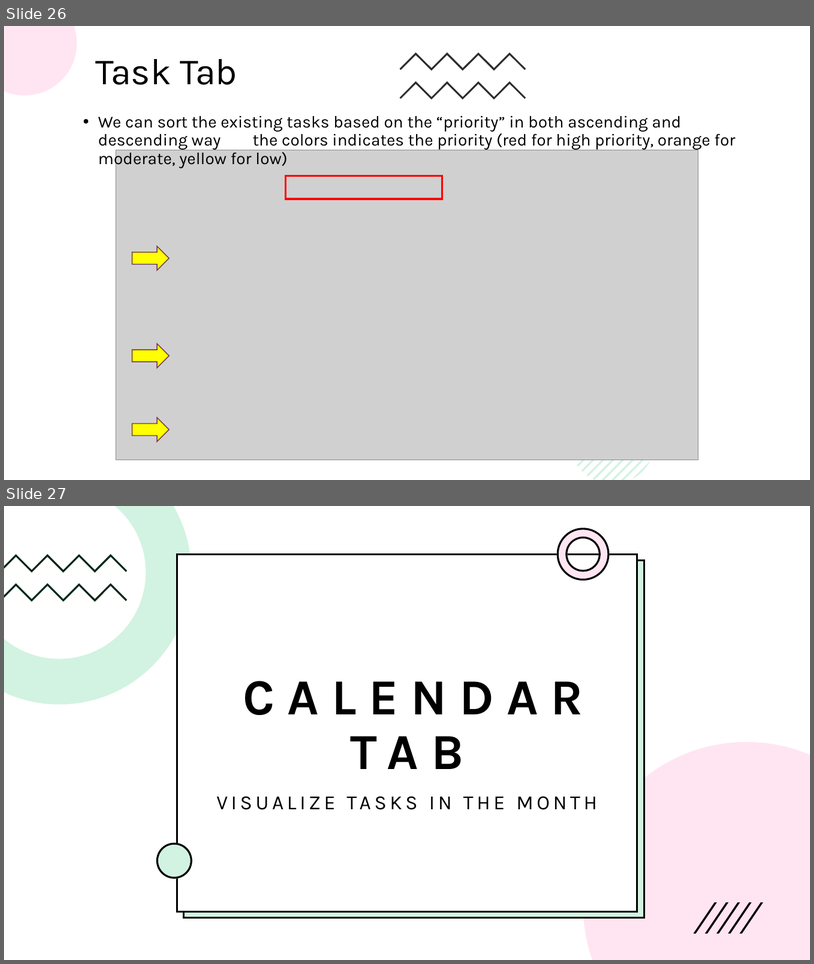
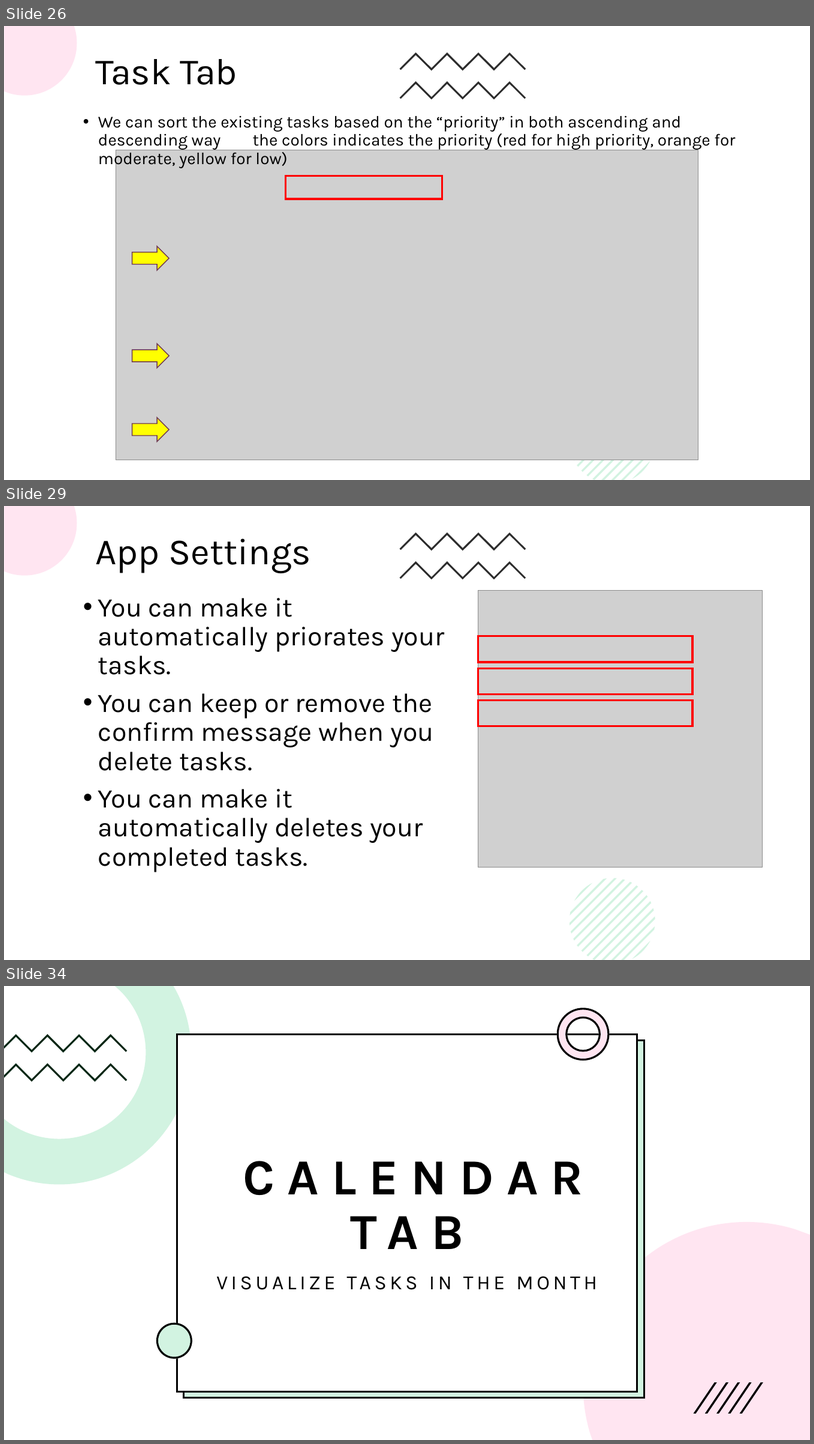
Before and after one commit to BadrGello/Task-Management-App, a slide deck: Documents/Final presentation.pptx. Shown one above the other, each under a label of ours: slides 26 and 27 before the commit, slides 26, 29 and 34 after it; the slides between them are not shown. The pictures are 814x964 and 814x1444 pixels, drawn with LibreOffice and Linux fonts; fonts in the diff are those of the drawing; grey boxes stand for pictures. Boxes give left, top, right and bottom in pixels: in the first picture for what was removed or moved away, otherwise in the second. Text is boxed around its words. In the diff, an @@ line names an element or a change of style, - is before the commit and + after.

```diff
--- a/Documents/Final presentation.pptx
+++ b/Documents/Final presentation.pptx
@@ slide 29 added at (x1=4, y1=506, x2=810, y2=960), background #FFFFFF; not listed: 12 template elements that a slide beside it also shows @@
@@ title added at (x1=96, y1=538, x2=311, y2=573), 44 pt, text #000000 @@
+App Settings
@@ picture added at (x1=478, y1=590, x2=762, y2=867) @@
@@ text added at (x1=98, y1=598, x2=445, y2=872), 32 pt, text #000000 @@
+• You can make it automatically priorates your tasks.
+• You can keep or remove the confirm message when you delete tasks.
+• You can make it automatically deletes your completed tasks.
@@ rectangle added at (x1=478, y1=636, x2=693, y2=662), outline #FF0000 2.25 pt @@
@@ rectangle added at (x1=478, y1=668, x2=693, y2=694), outline #FF0000 2.25 pt @@
@@ rectangle added at (x1=478, y1=700, x2=693, y2=726), outline #FF0000 2.25 pt @@
@@ group added at (x1=570, y1=878, x2=626, y2=934): 4 freeform shapes @@
@@ what was slide 27 is now slide 34 @@
```
Also in this commit, not shown: 13 slides changed, 17 other slides added, 2 slides removed.
